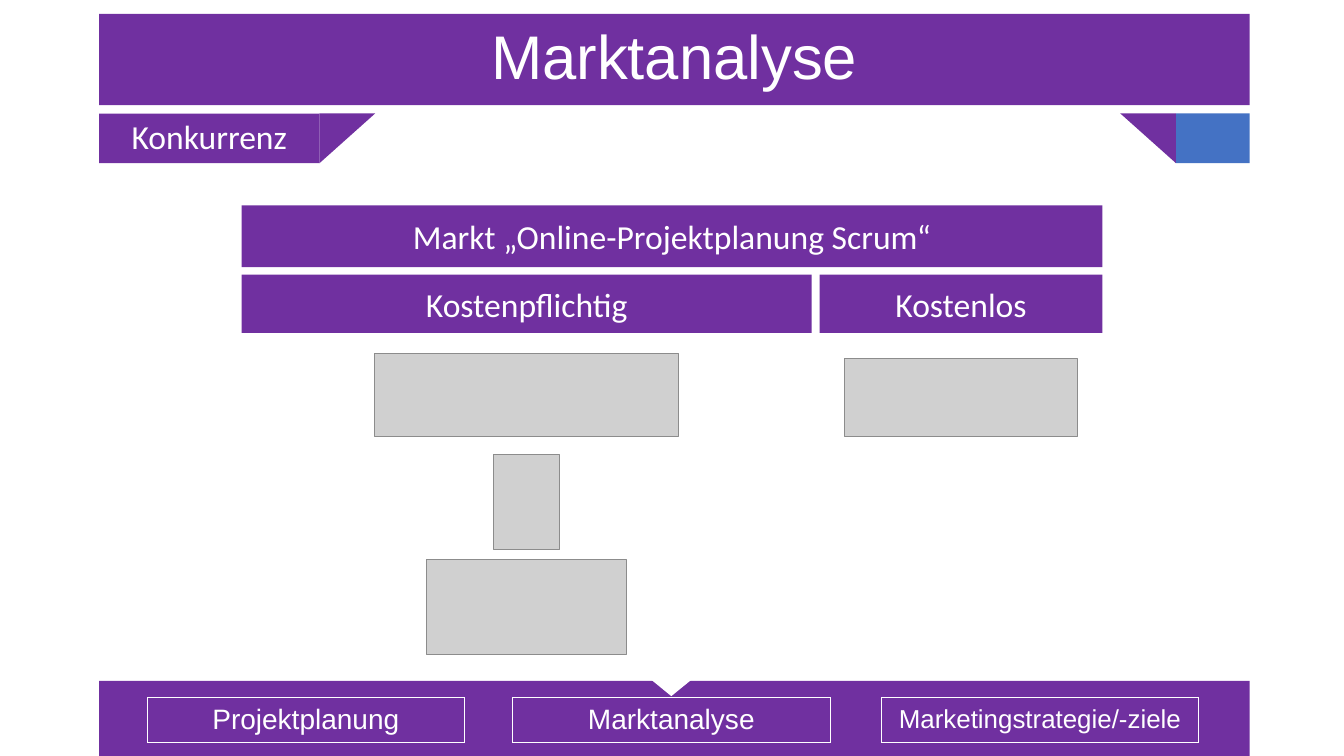
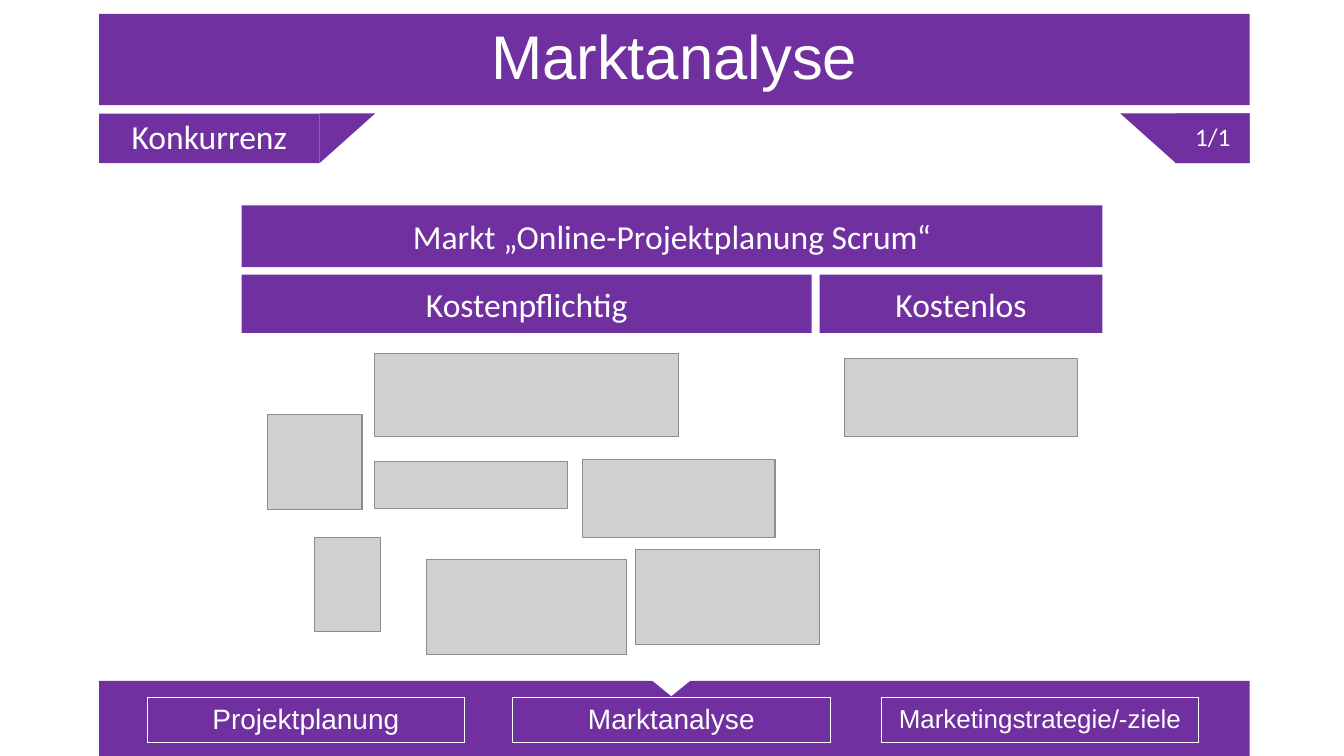
Before and after one commit to Sl0thking/mp_gproz_scrumiverse, a slide deck: slide 8 of 5_Präsentation/Projektpräsentation.pptx. Drawn at 1344x756 pixels with LibreOffice and Linux fonts; fonts in the diff are those of the drawing; grey boxes stand for pictures. Boxes give left, top, right and bottom in pixels: in the first picture for what was removed or moved away, otherwise in the second. Text is boxed around its words. In the diff, an @@ line names an element or a change of style, - is before the commit and + after.

```diff
--- a/5_Präsentation/Projektpräsentation.pptx
+++ b/5_Präsentation/Projektpräsentation.pptx
@@ text added at (1177, 114, 1250, 163), fill #7030A0, 18 pt, text #FFFFFF @@
+1/1
@@ picture added at (267, 414, 362, 509) @@
@@ picture added at (375, 462, 569, 508) @@
@@ picture added at (583, 460, 775, 537) @@
@@ picture: place and size @@
-picture at (493, 455, 560, 548)
+picture at (315, 537, 381, 631)
@@ picture added at (636, 549, 821, 645) @@
```
Also in this commit, not shown: 13 other slides changed, 1 slide added.
